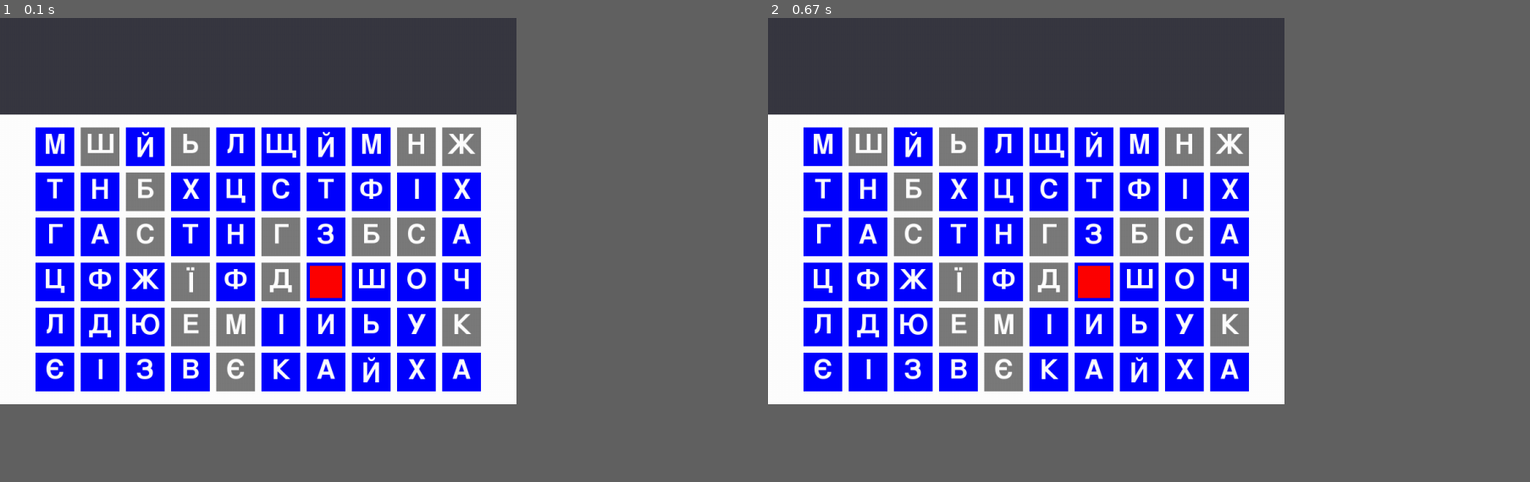
Above: before the commit, frames 1-2 (left to right).
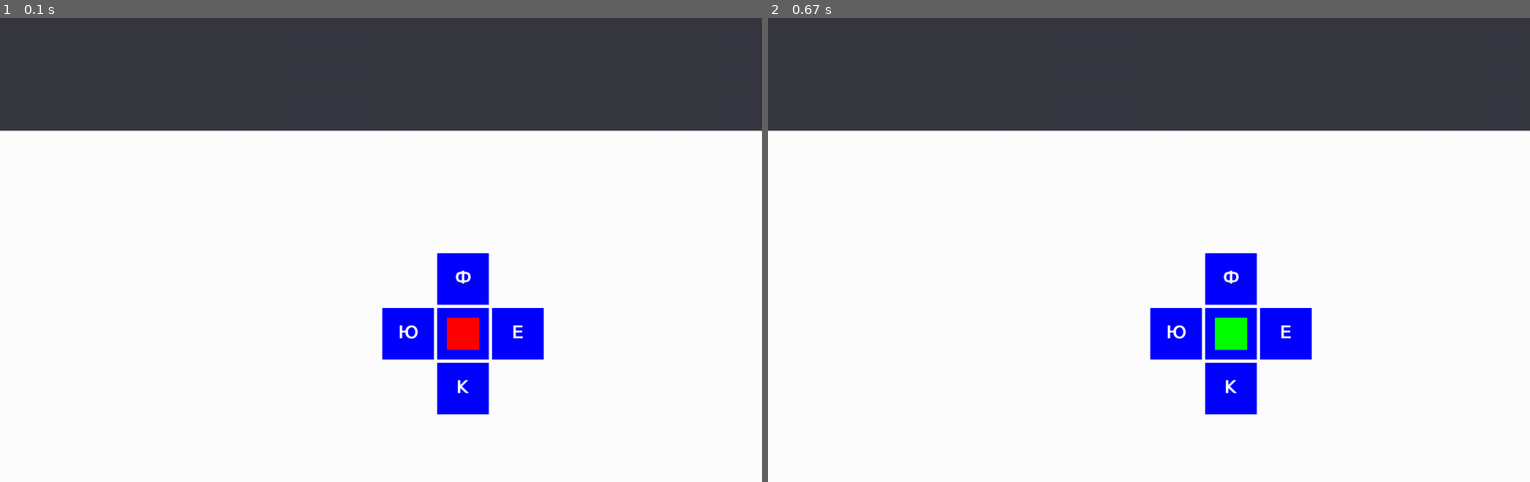
Above: after the commit, the same moments.

Repository: python-decoded/notes
Game: pygame game, started from notes_2026/pygame_typo_game/typo_game.py
Two runs of this game, one before a commit and one after it. Both use one fixed random seed, a clock stepped at 60 frames per second and the inputs below.
Inputs:
- Up to frame 1 (0.1 s): no input
- Up to frame 2 (0.67 s): tap Enter at 0.33 s
The window is 610x457 before the commit and 900x549 after it. Grey fills any space a smaller window leaves; there, only what the larger window draws over its background counts as a difference.

The runs differ from the first frame. In frame 1, 35% of the frame differs, in the area x 0-100%, y 0-86%; in frame 2, 35%.

Commit message:
add some display logic

Diff:
--- a/notes_2026/pygame_typo_game/typo_game.py
+++ b/notes_2026/pygame_typo_game/typo_game.py
@@ -1,6 +1,9 @@
+import string
 import pygame
 import sys
 import random
+
+from pygame._sdl2 import controller
 
 KEYS_LAYOUT = {
     'a': 'ф', 'b': 'и', 'c': 'с', 'd': 'в', 'e': 'у', 'f': 'а', 'g': 'п', 'h': 'р',
@@ -10,8 +13,10 @@
 }
 LETTERS = "абвгдеєжзиіїйклмнопрстуфхцчшщьюя".upper()   # sorry ґ
 
-
-# from coord_find import player
+# quick swich to english
+# KEYS_LAYOUT = {}
+# LETTERS = string.ascii_uppercase
+
 
 # Initialize pygame
 pygame.init()
@@ -90,20 +95,138 @@
         self.image.fill(pygame.color.Color("red"))
 
         self.rect = self.image.get_rect()
+
         self.rect.center = position
+        self.target = position
+        self.speed = 1
 
         self.controller = Controller()
 
         self.letters_near = set()
-
-    def update(self):
-
-        pressed, holding, released = self.controller.update()
-        # if pressed or holding or released:
-        #     print(pressed, holding, released)
-
-        # cells = self.game.grid.get_cells_by_coord(*self.rect.center, distance=100)  # 8 around
-        cells = self.game.grid.get_cells_by_coord(*self.rect.center, distance=70)   # 4 arrount
+        self.shifted_keys = []
+
+        self.enter_spells = False
+        self.enter_spell_keys = []
+
+    def move_to(self, rect, target, speed):
+        """
+        Рухає rect у напрямку target із заданою швидкістю.
+        rect: pygame.Rect (об'єкт, який рухається)
+        target: pygame.Rect або tuple/list (координати цілі, наприклад, [x, y])
+        speed: int або float (швидкість руху)
+        """
+        # 1. Отримуємо точку, куди треба йти (працює і з Rect, і з кортежем типу (x, y))
+        target_pos = pygame.math.Vector2(target.center if hasattr(target, 'center') else target)
+        current_pos = pygame.math.Vector2(rect.center)
+
+        # 2. Рахуємо вектор напрямку та відстань
+        direction = target_pos - current_pos
+        distance = direction.length()
+
+        # 3. Рухаємося, якщо ми ще не в цілі
+        if distance > 0:
+            if distance <= speed:
+                # Якщо ціль ближче, ніж наш крок, просто стаємо в центр цілі
+                rect.center = (round(target_pos.x), round(target_pos.y))
+            else:
+                # Нормалізуємо напрямок (робимо довжину 1) і множимо на швидкість
+                new_pos = current_pos + direction.normalize() * speed
+                # Округляємо та записуємо нові координати в rect
+                rect.center = (round(new_pos.x), round(new_pos.y))
+
+    def update(self, dt: float):
+        """
+        1. update controls
+        2. update player behavior
+        3. process - ENTER state
+        4. process - shift state
+        5. process simple actions - and move to ENTER or SHIFT states if needed
+        """
+
+        self.controller.update()
+
+        if self.rect.center != self.target:
+            self.move_to(self.rect, self.target, self.speed * dt)
+            return
+
+
+        #     self.rect.x = self.target[0]
+        #     return
+
+        # Player UI
+        if self.enter_spells:
+            self.image.fill(pygame.color.Color("green"))
+        elif "shift" in self.controller.holding_keys:
+            self.image.fill(pygame.color.Color("yellow"))
+        else:
+            self.image.fill(pygame.color.Color("red"))
+
+        # Cells in radius
+        cells = self.game.grid.get_cells_by_coord(*self.rect.center, distance=self.game.grid.cell_size * 1.1)
+        for c in self.game.grid.squares_group:
+            if c.rect.center == self.rect.center:
+                c.always_visible = True
+                c.alpha = int(min(255, c.alpha * 2 + 10))
+                c.redraw_sprite((0, 0, 255, c.alpha))
+            elif c in cells:
+                c.always_visible = True
+                c.alpha = int(min(255, c.alpha * 2 + 10))
+                c.redraw_sprite((0, 0, 255, c.alpha))
+            elif c.always_visible is False:
+                c.alpha = int(max(0, c.alpha / 2 - 10))
+                c.redraw_sprite((0, 0, 255, c.alpha))
+            else:
+                c.alpha = int(min(255, c.alpha * 2 + 10))
+                c.redraw_sprite((100, 100, 100, c.alpha))
+
+        # PROCESS SPELLS MODE
+        if self.enter_spells:
+            # go from ENTER MODE
+            if "return" in self.controller.pressed_keys:
+                self.enter_spells = False
+                print("ENTERED MESSAGE: ", self.enter_spell_keys)
+                return
+
+            self.enter_spell_keys.extend(self.controller.pressed_keys)
+            return   #  STILL IN ENTER SPELLS MODE
+
+        # ======================================================
+        # alL further logic is blocked by enter spell mode
+        # it makes sense to introduce some strategy here.
+        # ======================================================
+
+        # ENTER SPELLS MODE
+        if "return" in self.controller.pressed_keys:
+            self.enter_spells = True
+            self.enter_spell_keys = []
+            self.shifted_keys = []  # ignore shifted keys input if in enter spell mode,
+            return
+
+        if "shift" in self.controller.pressed_keys:
+            print("holding shift")
+            self.shifted_keys = []
+            return
+        if "shift" in self.controller.holding_keys:
+            self.shifted_keys.extend(self.controller.pressed_keys)
+            return
+        if "shift" in self.controller.released_keys:
+            print("released shift: ", self.shifted_keys)
+            return
+
+        # ======================================================
+        # alL further logic is blocked by shifted key pressed spell mode
+        # it makes sense to introduce some strategy here.
+        # ======================================================
+
+        # ENTER SPELLS MODE
+        # ENTER SPELLS MODE
+        if "return" in self.controller.pressed_keys:
+            self.enter_spells = True
+            self.enter_spell_keys = []
+            return
+
+        # PROCESS common mode --------------------------------------------------------------------------
+        cells = self.game.grid.get_cells_by_coord(*self.rect.center, distance=self.game.grid.cell_size * 1.1)   # 4 arrount
 
         # DEBUG
         letters_near = {c.letter for c in cells}
@@ -117,7 +240,7 @@
 
             # print(c.letter, self.controller.pressed_keys)
             if c.letter.lower() in self.controller.pressed_keys:
-                self.rect.center = c.rect.center
+                self.target = c.rect.center
 
 
         #     cells = [c for c in self.game.grid.get_cells_by_coord(*self.rect.center, distance=100)
@@ -126,8 +249,13 @@
 
         # self.get_colliding_sprites_with_distances(self.player, self.game)
 
+        # PROCESS common mode ends here ---------------------------------------------------------------------
 
 class SquareWithLetter(pygame.sprite.Sprite):
+
+    letter_size = 0.5
+    always_visible = False
+    alpha = 255
 
     def __init__(self, x, y, square_size):
         super().__init__()
@@ -156,7 +284,7 @@
         pygame.draw.rect(self.image, color, (0, 0, self.square_size, self.square_size))
 
         # Малюємо літеру по центру спрайту
-        font = pygame.font.Font(None, self.square_size)
+        font = pygame.font.Font(None, int(self.square_size * self.letter_size))
         text_surface = font.render(self.letter, True, (255, 255, 255))  # Білий текст
         text_rect = text_surface.get_rect(center=(self.square_size // 2, self.square_size // 2))
 
@@ -228,7 +356,7 @@
 
         if s.letter in neighbor_letters:
             s.letter = random.choice(list(set(LETTERS) - neighbor_letters))
-            s.redraw_sprite((123, 123, 123))
+            # s.redraw_sprite((123, 123, 123))
 
     def prepare_squares(self):
 
@@ -283,11 +411,15 @@
 class Game:
 
     def __init__(self):
-        width, height = 800, 600
+        width, height = 1180, 720
+
+        # self.screen = pygame.display.set_mode((width, height), pygame.FULLSCREEN | pygame.SCALED)
         self.screen = pygame.display.set_mode((width, height))
+
+
         pygame.display.set_caption("Pygame-CE Template")
-        self.grid = Grid(cell_size=60, cols=10, rows=6,
-                         spacing=(10, 10), padding=(10, 20),
+        self.grid = Grid(cell_size=80, cols=12, rows=6,
+                         spacing=(5, 5), padding=(10, 20),
                          h_align="center", v_align="bottom")
 
     def main(self):
@@ -297,10 +429,13 @@
         ui = UI(self.screen.height - self.grid.height)
         ui_group = pygame.sprite.Group(ui)
         player = Player(self, random.choice(self.grid.squares_group.sprites()).rect.center)
+        dt = 0
 
         while running:
             for event in pygame.event.get():
                 if event.type == pygame.QUIT:
+                    running = False
+                elif event.type == pygame.KEYDOWN and event.key == pygame.K_ESCAPE:
                     running = False
 
 
@@ -334,12 +469,12 @@
 
             self.grid.update()
 
-            player.update()
+            player.update(dt)
             self.screen.blit(player.image, player.rect)
 
             # Update the display
             pygame.display.flip()
-            clock.tick(60)
+            dt = clock.tick(60)
 
         pygame.quit()
         sys.exit()
